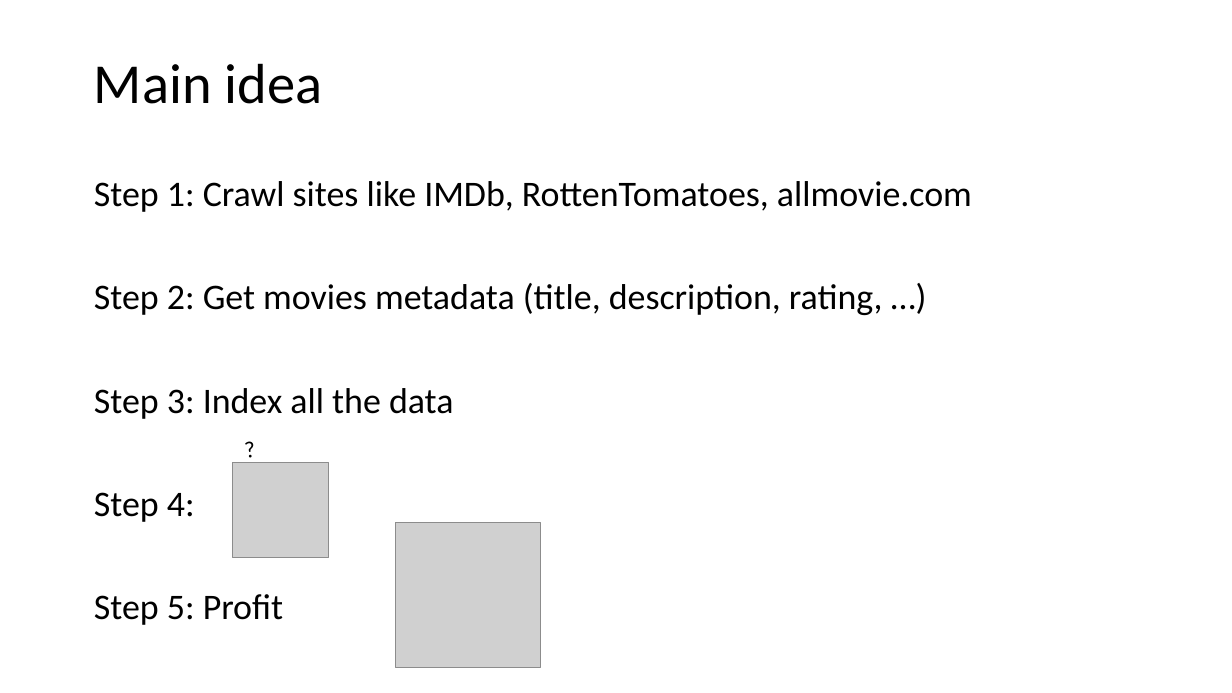
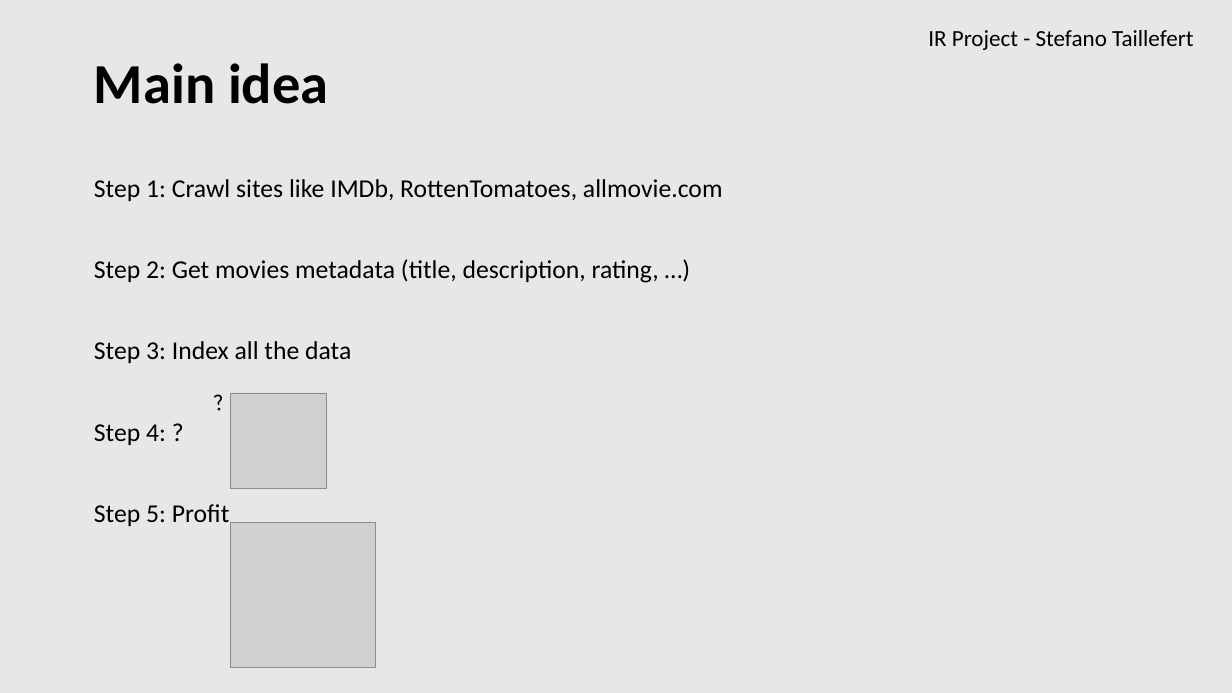
Before and after one commit to Steeven9/IR-project, a slide deck: slide 2 of docs/Project presentation.pptx. Drawn at 1232x693 pixels with LibreOffice and Linux fonts; fonts in the diff are those of the drawing; grey boxes stand for pictures. Boxes give left, top, right and bottom in pixels: in the first picture for what was removed or moved away, otherwise in the second. Text is boxed around its words. In the diff, an @@ line names an element or a change of style, - is before the commit and + after.

```diff
--- a/docs/Project presentation.pptx
+++ b/docs/Project presentation.pptx
@@ background #FFFFFF to #E9E7E7 @@
@@ title "Main idea" at [94,63,328,104]: bold on @@
@@ text added at [928,30,1193,50], 18 pt, text #000000 @@
+IR Project - Stefano Taillefert
@@ text at [94,179,723,526]: size 28 to 20 pt @@
@@ text "?": place and size @@
-text "?" at [233,425,292,470]
+text "?" at [202,378,260,422]
@@ picture: place and size @@
-picture at [233,462,329,558]
+picture at [231,393,327,489]
@@ text at [94,424,166,445]: text changed; size 28 to 20 pt @@
-Step 4:
+Step 4: ?
@@ picture: place and size @@
-picture at [396,522,541,667]
+picture at [230,522,375,667]
```
Also in this commit, not shown: 7 other slides changed, 3 slides added, 1 slide removed, 3 other files.
